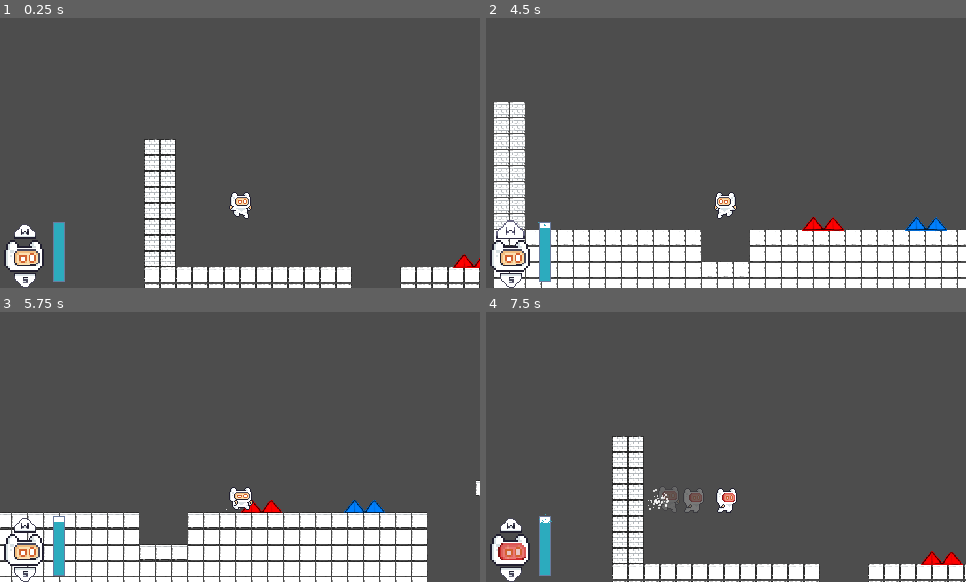
Above: before the commit, frames 1-4 (two rows, left to right).
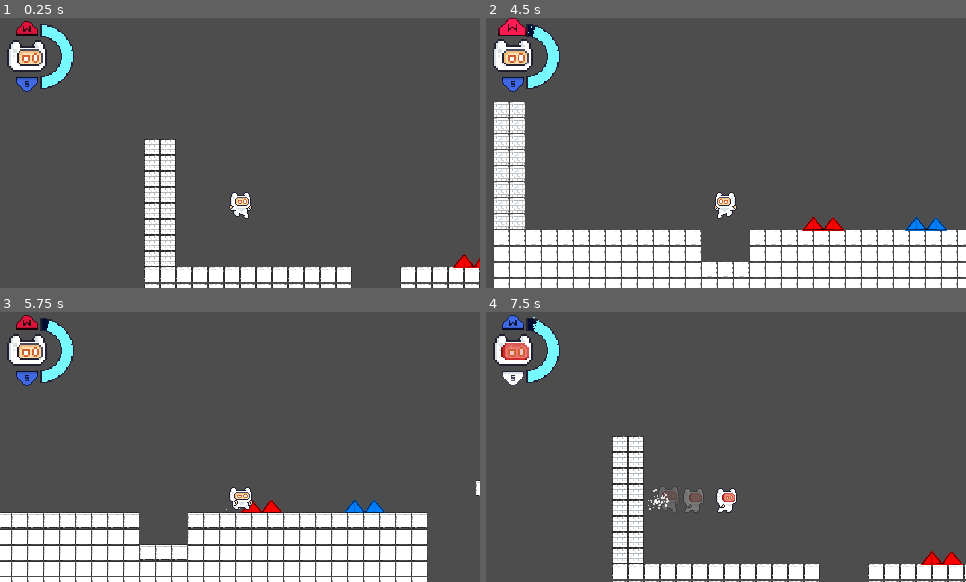
Above: after the commit, the same moments.

Repository: Naathan404/UITxVNG-Group08-NaNaNaNa
Game: Godot game, scene res://dummy_level.tscn
Two runs of this game, one before a commit and one after it. Both use one fixed random seed, a clock stepped at 60 frames per second and the inputs below.
Inputs:
- Up to frame 1 (0.25 s): no input
- Up to frame 2 (4.5 s): hold D (right) 0.53-2.03 s; tap Shift (dash) at 0.6, 2.85 s; tap Space (jump) at 0.77, 1.52, 3.02, 3.77 s; tap Down (mask_scroll_down) at 1.35 s; hold A (left) 2.03-2.78 s; hold Up (mask_scroll_up) 2.03-2.78 s; hold D (right) 2.78-4.28 s; hold Down (mask_scroll_down) 3.53-4.28 s; hold A (left) from 4.28 s (still down); tap Up (mask_scroll_up) at 4.35 s
- Up to frame 3 (5.75 s): tap Space (jump) at 4.52 s; release A (left) at 5.03 s; hold D (right) from 5.03 s (still down); tap Shift (dash) at 5.1 s
- Up to frame 4 (7.5 s): release D (right) at 5.78 s; hold A (left) 5.78-7.28 s; tap Down (mask_scroll_down) at 5.85 s; tap Space (jump) at 6.02, 6.77 s; hold Up (mask_scroll_up) 6.53-7.28 s; hold D (right) from 7.28 s (still down); tap Shift (dash) at 7.35 s

The runs differ from the first frame. In frame 1, 3.7% of the frame differs, in the area x 0-16%, y 1-100%; in frame 2, 3.6%; in frame 3, 3.4%; in frame 4, 3.8%.

Commit message:
feat: update ui, circle oxygen bar

Diff:
--- a/scenes/player/game_ui.tscn
+++ b/scenes/player/game_ui.tscn
@@ -4,6 +4,9 @@
 [ext_resource type="Texture2D" uid="uid://1axhrtb88p5n" path="res://assets/sprites/ui/avatar_react/none_mask.png" id="1_pnnm1"]
 [ext_resource type="Texture2D" uid="uid://bbmav0iebex4j" path="res://assets/sprites/ui/ui_hint_up_button.png" id="3_hmndv"]
 [ext_resource type="Texture2D" uid="uid://btlea3bdo46r2" path="res://assets/sprites/ui/ui_hint_down_button.png" id="4_p4jm6"]
+[ext_resource type="Texture2D" uid="uid://bwrcr6nggqclp" path="res://assets/sprites/ui/oxygen_bar_under.png" id="5_gf7m8"]
+[ext_resource type="Texture2D" uid="uid://cff75qmf43rd1" path="res://assets/sprites/ui/oxygen_bar_progress.png" id="6_kjpqb"]
+[ext_resource type="Texture2D" uid="uid://b3ncv814de8hv" path="res://assets/sprites/ui/oxygen_bar_cover.png" id="7_kjpqb"]
 
 [sub_resource type="StyleBoxFlat" id="StyleBoxFlat_3j4b4"]
 bg_color = Color(1.353256, 1.353256, 1.353256, 1)
@@ -25,31 +28,20 @@
 
 [node name="CanvasLayer" type="CanvasLayer" unique_id=220659911]
 script = ExtResource("1_cgn3u")
+oxygen_bar_radius = 20.0
 
-[node name="OxygenBar" type="ProgressBar" parent="." unique_id=1043581057]
-offset_left = 53.0
-offset_top = 204.0
-offset_right = 65.0
-offset_bottom = 264.0
+[node name="OxygenBarOld" type="ProgressBar" parent="." unique_id=1043581057]
+visible = false
+offset_left = 49.0
+offset_top = 9.0
+offset_right = 61.0
+offset_bottom = 69.0
 theme_override_styles/background = SubResource("StyleBoxFlat_3j4b4")
 theme_override_styles/fill = SubResource("StyleBoxFlat_yj68g")
 step = 1.0
 value = 49.0
 fill_mode = 3
 show_percentage = false
-
-[node name="OxygenRanOutParticles" type="CPUParticles2D" parent="OxygenBar" unique_id=1948184816]
-position = Vector2(6, 1)
-amount = 12
-lifetime = 0.3
-speed_scale = 1.5
-local_coords = true
-emission_shape = 3
-emission_rect_extents = Vector2(6, 1)
-spread = 180.0
-gravity = Vector2(0, -50)
-initial_velocity_max = 20.0
-color = Color(0.17254902, 0.67058825, 0.74509805, 1)
 
 [node name="DeathScreen" type="ColorRect" parent="." unique_id=558221118]
 anchors_preset = 15
@@ -60,10 +52,19 @@
 color = Color(1, 1, 1, 0)
 
 [node name="AvatarReact" type="TextureRect" parent="." unique_id=18979545]
-offset_left = -7.0
-offset_top = 209.0
-offset_right = 53.0
-offset_bottom = 269.0
+z_index = 5
+anchors_preset = 8
+anchor_left = 0.5
+anchor_top = 0.5
+anchor_right = 0.5
+anchor_bottom = 0.5
+offset_left = -244.0
+offset_top = -126.0
+offset_right = -184.0
+offset_bottom = -66.0
+grow_horizontal = 2
+grow_vertical = 2
+pivot_offset = Vector2(32, 32)
 texture = ExtResource("1_pnnm1")
 
 [node name="HintUp" type="TextureRect" parent="." unique_id=764313852]
@@ -72,19 +73,54 @@
 anchor_top = 0.5
 anchor_right = 0.5
 anchor_bottom = 0.5
-offset_left = -235.0
-offset_top = 62.0
-offset_right = -195.0
-offset_bottom = 102.0
+offset_left = -233.0
+offset_top = -141.0
+offset_right = -193.0
+offset_bottom = -101.0
 grow_horizontal = 2
 grow_vertical = 2
 pivot_offset = Vector2(20, 20)
 texture = ExtResource("3_hmndv")
 
 [node name="HintDown" type="TextureRect" parent="." unique_id=1660936313]
-offset_left = 5.0
-offset_top = 239.0
-offset_right = 45.0
-offset_bottom = 279.0
+offset_left = 7.0
+offset_top = 43.0
+offset_right = 47.0
+offset_bottom = 83.0
 pivot_offset = Vector2(20, 20)
 texture = ExtResource("4_p4jm6")
+
+[node name="OxygenBar" type="TextureProgressBar" parent="." unique_id=1848913179]
+offset_top = -3.0000005
+offset_right = 64.0
+offset_bottom = 61.0
+scale = Vector2(1.3, 1.3)
+value = 36.0
+fill_mode = 5
+radial_initial_angle = 180.0
+radial_fill_degrees = 180.0
+texture_under = ExtResource("5_gf7m8")
+texture_progress = ExtResource("6_kjpqb")
+tint_under = Color(0, 0.41414726, 1, 1)
+tint_progress = Color(0.46254948, 0.9804042, 1, 1)
+
+[node name="OxygenRanOutParticles" type="CPUParticles2D" parent="OxygenBar" unique_id=1948184816]
+position = Vector2(50, 40)
+amount = 12
+lifetime = 0.3
+speed_scale = 1.5
+local_coords = true
+emission_shape = 1
+emission_sphere_radius = 3.0
+spread = 180.0
+gravity = Vector2(0, -50)
+initial_velocity_max = 20.0
+color = Color(0.4627451, 0.98039216, 1, 1)
+
+[node name="TextureRect" type="TextureRect" parent="." unique_id=416373117]
+z_index = -1
+offset_top = -3.0
+offset_right = 64.0
+offset_bottom = 61.0
+scale = Vector2(1.3, 1.3)
+texture = ExtResource("7_kjpqb")
--- a/scripts/ui/game_ui.gd
+++ b/scripts/ui/game_ui.gd
@@ -2,17 +2,22 @@
 class_name GameUI
 
 # get nodes
-@onready var oxygen_bar: ProgressBar = $OxygenBar
+# main progress ui
+@onready var oxygen_bar: TextureProgressBar = $OxygenBar
 @onready var avatar_react: TextureRect = $AvatarReact
 @onready var oxygen_particle: CPUParticles2D = $OxygenBar/OxygenRanOutParticles
-@onready var death_screen: ColorRect = $DeathScreen
+# hints
 @onready var hint_up: TextureRect = $HintUp
 @onready var hint_down: TextureRect = $HintDown
-
+# over render on screen
+@onready var death_screen: ColorRect = $DeathScreen
 
 const AVATAR_NONE = preload("res://assets/sprites/ui/avatar_react/none_mask.png")
 const AVATAR_RED = preload("res://assets/sprites/ui/avatar_react/mask_red.png")
 const AVATAR_BLUE = preload("res://assets/sprites/ui/avatar_react/mask_blue.png")
+
+# particle settings
+@export var oxygen_bar_radius: float = 24.0
 
 # avatar shake setting
 @export var shake_strenght: float = 2.0
@@ -29,19 +34,12 @@
 func update_ui(current_oxygen: float, max_oxygen: float, mask_type: int, is_oxygen_decreased: bool) -> void:
 	oxygen_bar.max_value = max_oxygen
 	oxygen_bar.value = current_oxygen
-
 	if mask_type != 0 or is_oxygen_decreased: # != MaskType.NONE
-
-		# particle cho oxygen
-		oxygen_particle.emitting = true
-		var ratio = current_oxygen / max_oxygen
-		var bar_height = oxygen_bar.size.y
-
-		oxygen_particle.position.y = bar_height - bar_height * ratio
-		oxygen_particle.position.x = oxygen_bar.size.x / 2
+		_handle_oxygen_particle(current_oxygen, max_oxygen)
 	else:
 		oxygen_particle.emitting = false
 
+	_handle_hint_buttons(mask_type)
 
 	### Xử lý thanh oxygen và avatar
 	# nếu oxy tuột dưới 25% thì báo đỏ
@@ -58,7 +56,30 @@
 		avatar_react.position = avatar_original_position
 
 
+func _handle_oxygen_particle(current_oxygen: float, max_oxygen: float) -> void:
+	# particle cho oxygen
+	oxygen_particle.emitting = true
 
+	var ratio = current_oxygen / max_oxygen
+	var bar_center = oxygen_bar.size / 2.0
+	var angle = PI / 2.0 - ratio * PI
+
+	oxygen_particle.position.x = round(bar_center.x + cos(angle) * oxygen_bar_radius)
+	oxygen_particle.position.y = round(bar_center.y + sin(angle) * oxygen_bar_radius)
+
+	pass
+
+func _handle_hint_buttons(mask_type: int) -> void:
+	if mask_type == 0:
+		hint_up.self_modulate = Color.CRIMSON
+		hint_down.self_modulate = Color.ROYAL_BLUE
+	elif mask_type == 1:
+		hint_up.self_modulate = Color.ROYAL_BLUE
+		hint_down.self_modulate = Color.WHITE
+	elif mask_type == 2:
+		hint_up.self_modulate = Color.WHITE
+		hint_down.self_modulate = Color.CRIMSON
+	pass
 
 # Hàm đổi avatar rect
 func update_avatar_texture(mask_type: int) -> void:
@@ -94,5 +115,6 @@
 		hint_down.modulate = Color(1.5, 1.5, 1.5)
 		tween.parallel().tween_property(hint_down, "modulate", Color(1.0, 1.0, 1.0), 0.2)
 
-
+	tween.parallel().tween_property(avatar_react, "scale", Vector2(1.1, 1.1), 0.1).set_trans(Tween.TRANS_SINE)
+	tween.tween_property(avatar_react, "scale", Vector2(1.0, 1.0), 0.1).set_trans(Tween.TRANS_BOUNCE)
 	pass
Binary file added: assets/sprites/ui/oxygen_bar_cover.png
Not shown, added: assets/sprites/ui/oxygen_bar_cover.png.import
Binary file added: assets/sprites/ui/oxygen_bar_progress.png
Not shown, added: assets/sprites/ui/oxygen_bar_progress.png.import
Binary file added: assets/sprites/ui/oxygen_bar_under.png
Not shown, added: assets/sprites/ui/oxygen_bar_under.png.import
